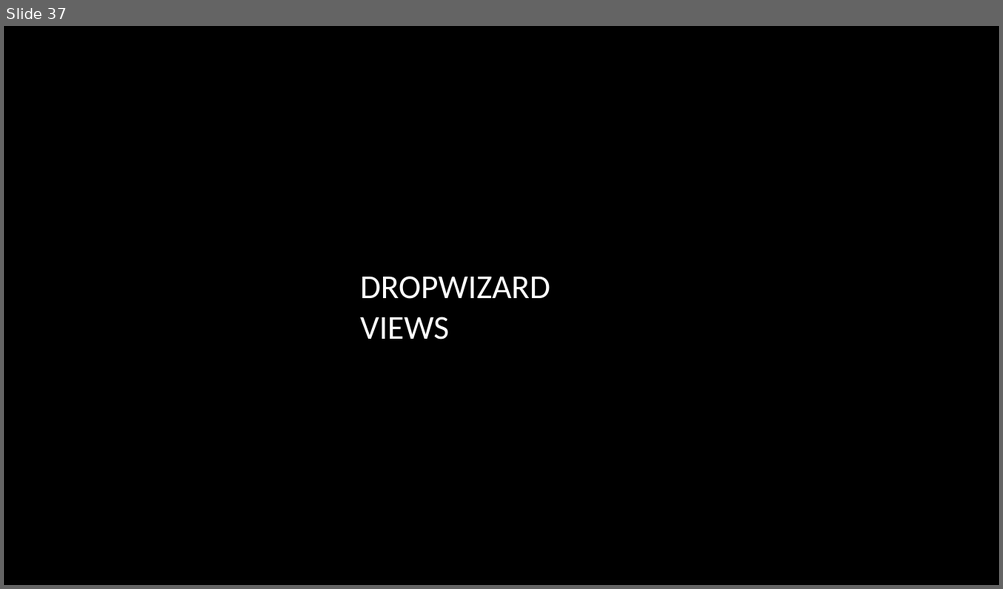
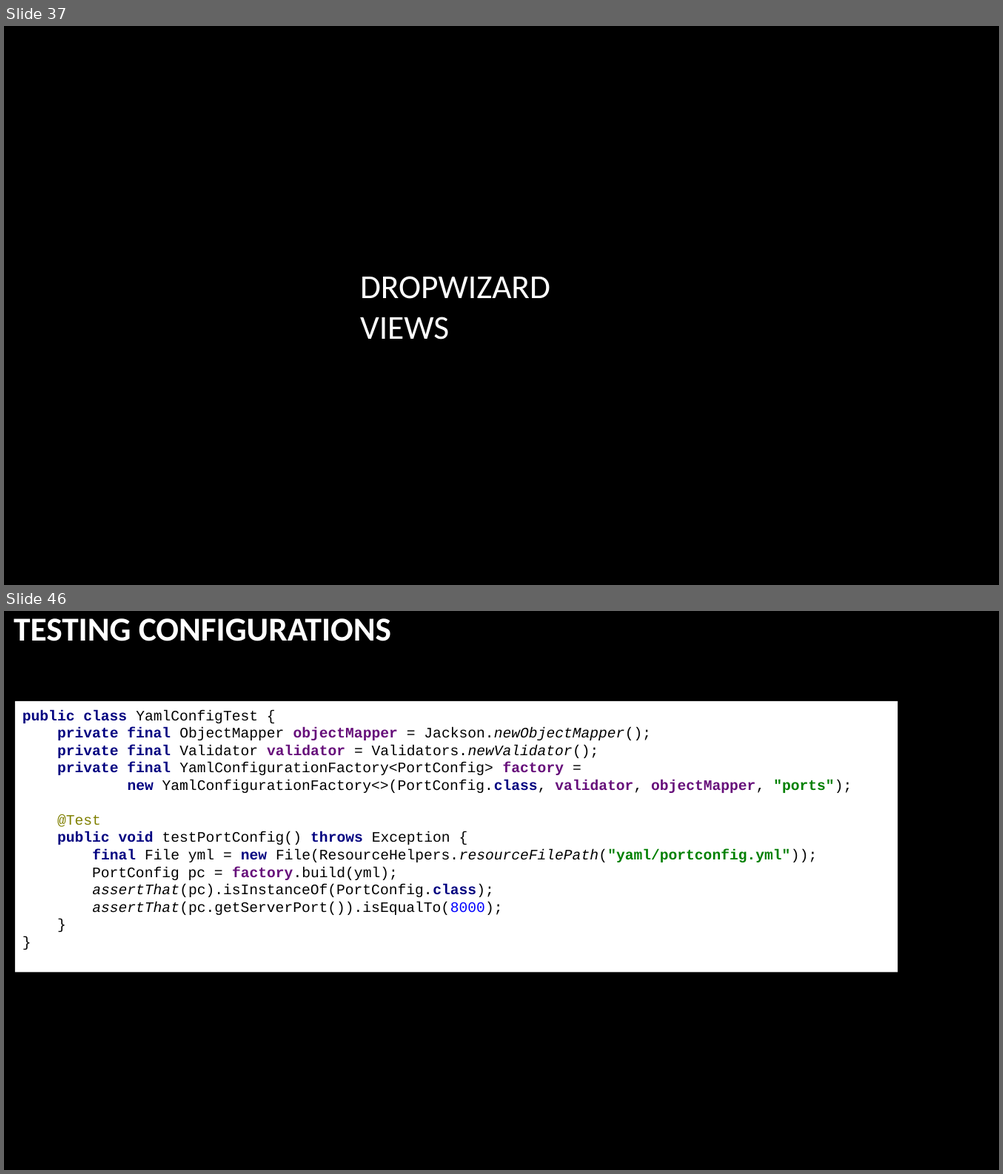
Before and after one commit to arenat/wiza_1, a slide deck: wiza.pptx. Shown one above the other, each under a label of ours: slide 37 before the commit, slides 37 and 46 after it; the slides between them are not shown. The pictures are 1003x589 and 1003x1174 pixels, drawn with LibreOffice and Linux fonts; fonts in the diff are those of the drawing; background and template pictures are left out. Boxes give left, top, right and bottom in pixels: in the first picture for what was removed or moved away, otherwise in the second. Text is boxed around its words. In the diff, an @@ line names an element or a change of style, - is before the commit and + after.

Commit message:
Add yml config test

```diff
--- a/wiza.pptx
+++ b/wiza.pptx
@@ slide 46 added at [4,611,999,1170], background picture (left out) @@
@@ title added at [14,618,391,641], 32.4 pt, text #FFFFFF, bold @@
+TESTING CONFIGURATIONS
@@ rectangle added at [15,701,898,973], fill #FFFFFF, 14 pt, text #000000 @@
+public class YamlConfigTest {
+private final ObjectMapper objectMapper = Jackson.newObjectMapper();
+private final Validator validator = Validators.newValidator();
+private final YamlConfigurationFactory<PortConfig> factory =
+new YamlConfigurationFactory<>(PortConfig.class, validator, objectMapper, "ports");
+@Test
+public void testPortConfig() throws Exception {
+final File yml = new File(ResourceHelpers.resourceFilePath("yaml/portconfig.yml"));
+PortConfig pc = factory.build(yml);
+assertThat(pc).isInstanceOf(PortConfig.class);
+assertThat(pc.getServerPort()).isEqualTo(8000);
+}
+}
```
Also in this commit, not shown: 1 slide changed, 9 other slides added, 1 slide removed, 4 other files.
